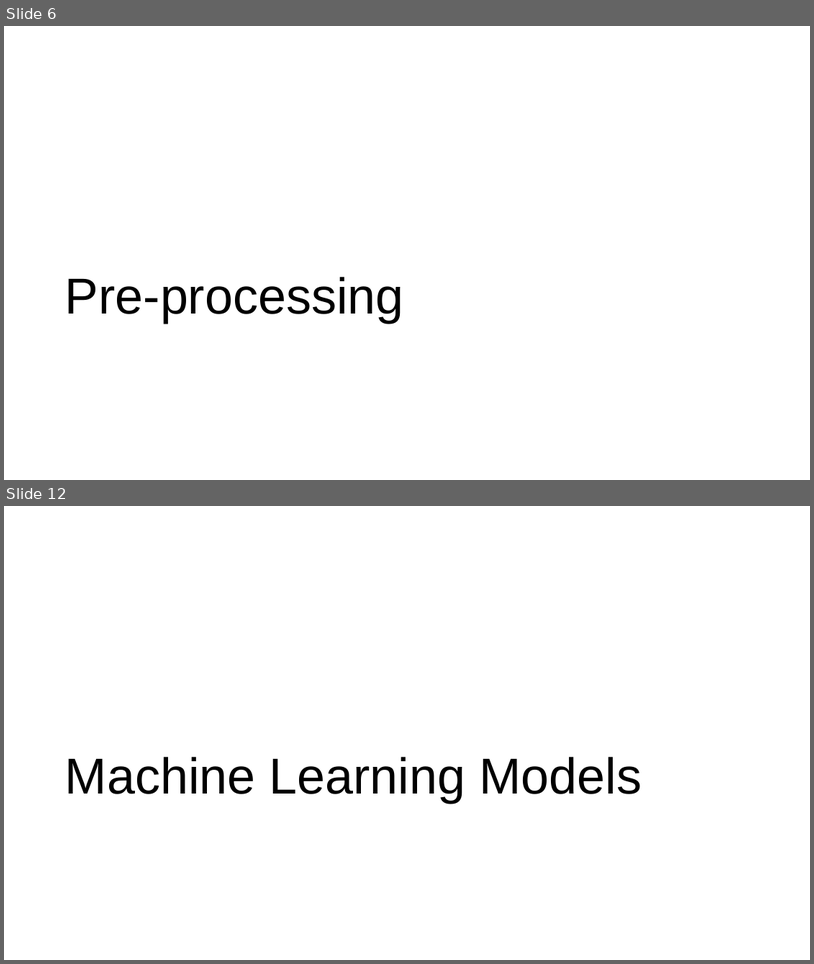
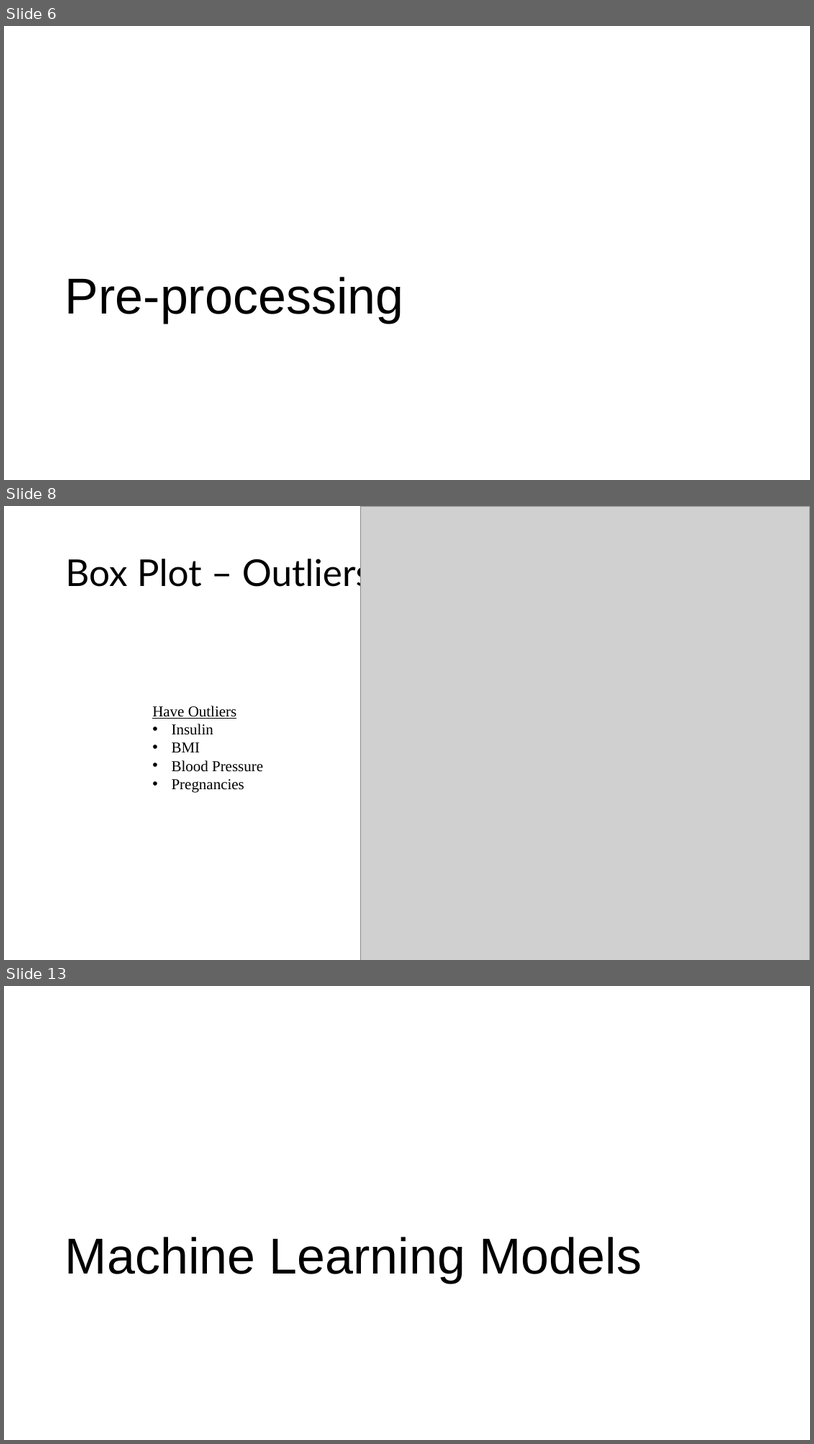
Before and after one commit to TayyebaSadaq/Diabetes-Prediction-using-Machine-Learning-and-Explainable-AI-Techniques, a slide deck: Diabetes Prediction with Machine Learning (ML).pptx. Shown one above the other, each under a label of ours: slides 6 and 12 before the commit, slides 6, 8 and 13 after it; the slides between them are not shown. The pictures are 814x964 and 814x1444 pixels, drawn with LibreOffice and Linux fonts; fonts in the diff are those of the drawing; grey boxes stand for pictures. Boxes give left, top, right and bottom in pixels: in the first picture for what was removed or moved away, otherwise in the second. Text is boxed around its words. In the diff, an @@ line names an element or a change of style, - is before the commit and + after.

Commit message:
working on backend
updated preprocessing to clean data, handle outliers etc. edited model making  after standardising the data (removed for loop and individually coded models

```diff
--- a/Diabetes Prediction with Machine Learning (ML).pptx
+++ b/Diabetes Prediction with Machine Learning (ML).pptx
@@ slide 8 added at (x1=4, y1=506, x2=810, y2=960), background #FFFFFF @@
@@ picture added at (x1=361, y1=506, x2=810, y2=960) @@
@@ title added at (x1=65, y1=554, x2=372, y2=592), 44 pt, text #000000 @@
+Box Plot – Outliers
@@ text added at (x1=152, y1=705, x2=263, y2=793), 18 pt, text #000000 @@
+Have Outliers
+• Insulin
+• BMI
+• Blood Pressure
+• Pregnancies
@@ what was slide 12 is now slide 13 @@
```
Also in this commit, not shown: 8 slides changed, 6 other slides added, 6 slides removed, 14 other files.
